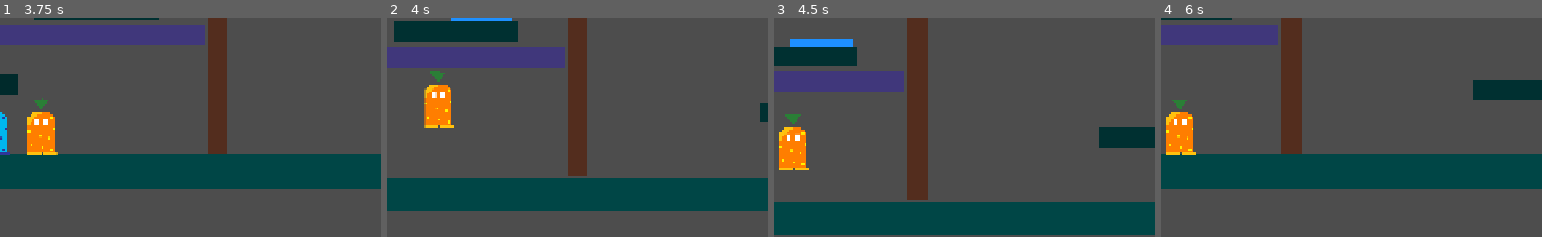
Above: before the commit, frames 1-4 (left to right).
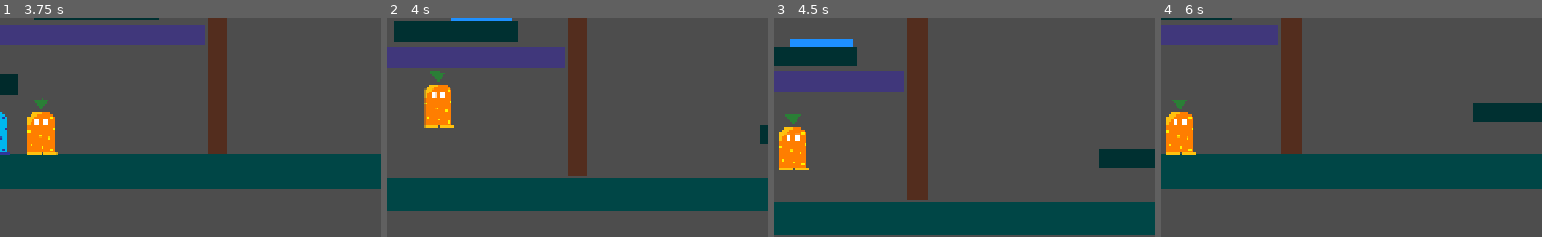
Above: after the commit, the same moments.

Repository: szilveszterbiro7/week4
Game: Godot game, scene res://Scenes/level3.tscn
Two runs of this game, one before a commit and one after it. Both use one fixed random seed, a clock stepped at 60 frames per second and the inputs below. This scene is started directly instead of the project's main scene.
Inputs (mouse positions are % of the whole screen's width and height, from its top left):
- Up to frame 1 (3.75 s): tap Enter at 0.5 s; move the mouse to (71, 46) at 0.52 s; hold D (right) 0.53-2.03 s; tap Tab (change_character) at 0.6, 3.6 s; click (71, 46) at 0.67 s; tap W (jump) at 0.77, 1.52, 3.02 s; move the mouse to (27, 57) at 1.27 s; tap F (split) at 1.35 s; move the mouse to (58, 29) at 2.02 s; hold A (left) 2.03-2.78 s; tap Alt at 2.1 s; move the mouse to (42, 72) at 2.77 s; hold D (right) from 2.78 s (still down); tap Shift at 2.85 s; click (42, 72) at 2.92 s; move the mouse to (79, 67) at 3.52 s
- Up to frame 2 (4 s): keep holding D (right); tap W (jump) at 3.77 s
- Up to frame 3 (4.5 s): move the mouse to (16, 36) at 4.27 s; release D (right) at 4.28 s; hold A (left) from 4.28 s (still down); tap F (split) at 4.35 s
- Up to frame 4 (6 s): tap W (jump) at 4.52 s; move the mouse to (53, 51) at 5.02 s; release A (left) at 5.03 s; hold D (right) 5.03-5.78 s; tap Alt at 5.1 s; click (53, 51) at 5.17 s; move the mouse to (32, 26) at 5.77 s; hold A (left) from 5.78 s (still down); tap Shift at 5.85 s
The pictures show only the part of the screen within x 50-100%, y 47-97%; the shares and areas given below are measured in that part.

Frame 1 is identical in both runs. In frame 2, 0.4% of the frame differs, in the area x 97-100%, y 38-58%; in frame 3, 2.7%; in frame 4, 3.2%, in the area x 81-100%, y 28-48%.

Commit message:
Made level 4

Diff:
--- a/week-4/Scenes/door.tscn
+++ b/week-4/Scenes/door.tscn
@@ -18,3 +18,12 @@
 offset_right = 41.0
 offset_bottom = 606.0
 color = Color(0.32624695, 0.17505726, 0.1182229, 1)
+
+[node name="TimerLabel" type="Label" parent="." unique_id=524402168]
+visible = false
+offset_left = 4.0
+offset_top = 283.0
+offset_right = 39.0
+offset_bottom = 318.0
+theme_override_font_sizes/font_size = 25
+text = "5.0"
--- a/week-4/Scenes/level3.tscn
+++ b/week-4/Scenes/level3.tscn
@@ -145,7 +145,7 @@
 shape = SubResource("RectangleShape2D_2tox5")
 
 [node name="StaticBody2D8" type="StaticBody2D" parent="." unique_id=2057209266]
-position = Vector2(1016, 69)
+position = Vector2(1016, 113)
 
 [node name="ColorRect" type="ColorRect" parent="StaticBody2D8" unique_id=1083325636]
 offset_left = -720.0
--- /dev/null
+++ b/week-4/Scenes/level4.tscn
@@ -0,0 +1,268 @@
+[gd_scene format=3 uid="uid://o804ty1vvbn4"]
+
+[ext_resource type="Script" uid="uid://57ccpe3yj8g2" path="res://Scenes/base_level.gd" id="1_adi6q"]
+[ext_resource type="PackedScene" uid="uid://br1033xngyq1f" path="res://Scenes/player.tscn" id="2_7u67b"]
+[ext_resource type="PackedScene" uid="uid://4is7qswmwhxo" path="res://Scenes/clone.tscn" id="3_21ycj"]
+[ext_resource type="Texture2D" uid="uid://5k2aqr88auh4" path="res://Assets/Clone2.png" id="4_egqhl"]
+[ext_resource type="PackedScene" uid="uid://xmtdx5e5rg6w" path="res://Scenes/door.tscn" id="5_e7bnd"]
+[ext_resource type="PackedScene" uid="uid://8s224681l7qj" path="res://Scenes/pressureplate.tscn" id="6_a6t2m"]
+[ext_resource type="PackedScene" uid="uid://3xvfopas1u0d" path="res://Scenes/exit_gate.tscn" id="7_mg2ol"]
+[ext_resource type="PackedScene" uid="uid://bj2vhjs201u2" path="res://Scenes/timed_plate.tscn" id="9_7u67b"]
+
+[sub_resource type="RectangleShape2D" id="RectangleShape2D_ce5me"]
+size = Vector2(43.859375, 2.203125)
+
+[sub_resource type="SegmentShape2D" id="SegmentShape2D_ce5me"]
+a = Vector2(1285, 764)
+b = Vector2(1285, 4)
+
+[sub_resource type="RectangleShape2D" id="RectangleShape2D_7u67b"]
+size = Vector2(37, 250)
+
+[sub_resource type="RectangleShape2D" id="RectangleShape2D_2tox5"]
+size = Vector2(255, 44)
+
+[sub_resource type="RectangleShape2D" id="RectangleShape2D_21ycj"]
+size = Vector2(42.25, 427.875)
+
+[node name="Level1" type="Node2D" unique_id=43157250]
+script = ExtResource("1_adi6q")
+
+[node name="Ground" type="StaticBody2D" parent="." unique_id=355745800]
+position = Vector2(320, 320)
+
+[node name="CollisionShape2D" type="CollisionShape2D" parent="Ground" unique_id=1773694295]
+position = Vector2(378.25, 359)
+scale = Vector2(32, 32)
+shape = SubResource("RectangleShape2D_ce5me")
+
+[node name="ColorRect" type="ColorRect" parent="Ground" unique_id=1320071082]
+offset_left = -319.0
+offset_top = 322.0
+offset_right = 1081.0
+offset_bottom = 390.0
+color = Color(0, 0.27358776, 0.27511105, 1)
+
+[node name="Ground2" type="StaticBody2D" parent="." unique_id=958384934]
+position = Vector2(-1080, 320)
+
+[node name="CollisionShape2D" type="CollisionShape2D" parent="Ground2" unique_id=2051328349]
+position = Vector2(378.25, 359)
+scale = Vector2(32, 32)
+shape = SubResource("RectangleShape2D_ce5me")
+
+[node name="ColorRect" type="ColorRect" parent="Ground2" unique_id=55221163]
+offset_left = -319.0
+offset_top = 322.0
+offset_right = 1081.0
+offset_bottom = 390.0
+color = Color(0, 0.27450982, 0.27450982, 1)
+
+[node name="Player" parent="." unique_id=1774187077 instance=ExtResource("2_7u67b")]
+position = Vector2(-1419, 403)
+
+[node name="Clone1" parent="." unique_id=1393418881 instance=ExtResource("3_21ycj")]
+visible = false
+position = Vector2(407, 379)
+
+[node name="Clone2" parent="." unique_id=539241314 instance=ExtResource("3_21ycj")]
+visible = false
+position = Vector2(960, 350)
+
+[node name="Sprite2D" parent="Clone2" index="1" unique_id=1240714779]
+texture = ExtResource("4_egqhl")
+
+[node name="StaticBody2D" type="StaticBody2D" parent="." unique_id=1607458829]
+position = Vector2(114, -39)
+
+[node name="CollisionShape2D" type="CollisionShape2D" parent="StaticBody2D" unique_id=1022807082]
+shape = SubResource("SegmentShape2D_ce5me")
+
+[node name="StaticBody2D2" type="StaticBody2D" parent="." unique_id=1991805257]
+position = Vector2(-1280, -18)
+
+[node name="CollisionShape2D2" type="CollisionShape2D" parent="StaticBody2D2" unique_id=1448980268]
+position = Vector2(-1406, -8)
+shape = SubResource("SegmentShape2D_ce5me")
+
+[node name="Door" parent="." unique_id=370755971 instance=ExtResource("5_e7bnd")]
+position = Vector2(-648, 33)
+
+[node name="Pressureplate" parent="." unique_id=169107418 node_paths=PackedStringArray("door") instance=ExtResource("6_a6t2m")]
+position = Vector2(114, 539)
+door = NodePath("../Door2")
+
+[node name="Door2" parent="." unique_id=722675094 instance=ExtResource("5_e7bnd")]
+position = Vector2(447, 32)
+
+[node name="Door3" parent="." unique_id=233300841 instance=ExtResource("5_e7bnd")]
+position = Vector2(1010, 37)
+
+[node name="ExitGate" parent="." unique_id=103256322 instance=ExtResource("7_mg2ol")]
+position = Vector2(1195, 181)
+next_scene = null
+
+[node name="TimedPlate" parent="." unique_id=1516984929 node_paths=PackedStringArray("door") instance=ExtResource("9_7u67b")]
+position = Vector2(-1019, 203)
+door = NodePath("../Door")
+duration = 6.0
+
+[node name="OrangeBarrier" type="StaticBody2D" parent="TimedPlate" unique_id=1377196399]
+position = Vector2(263, 115)
+collision_layer = 32
+collision_mask = 0
+
+[node name="CollisionShape2D" type="CollisionShape2D" parent="TimedPlate/OrangeBarrier" unique_id=1533635049]
+position = Vector2(50.5, 195)
+shape = SubResource("RectangleShape2D_7u67b")
+
+[node name="ColorRect" type="ColorRect" parent="TimedPlate/OrangeBarrier" unique_id=1471967099]
+offset_left = 32.0
+offset_top = 74.0
+offset_right = 72.0
+offset_bottom = 321.0
+color = Color(0.8745098, 0.39607844, 0.17254902, 0.45490196)
+
+[node name="OrangeBarrier2" type="StaticBody2D" parent="TimedPlate" unique_id=2092243913]
+position = Vector2(1172, 123)
+collision_layer = 32
+collision_mask = 0
+
+[node name="CollisionShape2D" type="CollisionShape2D" parent="TimedPlate/OrangeBarrier2" unique_id=1927236914]
+position = Vector2(50.5, 195)
+shape = SubResource("RectangleShape2D_7u67b")
+
+[node name="ColorRect" type="ColorRect" parent="TimedPlate/OrangeBarrier2" unique_id=1606512489]
+offset_left = 32.0
+offset_top = 89.0
+offset_right = 72.0
+offset_bottom = 321.0
+color = Color(0.8745098, 0.39607844, 0.17254902, 0.45490196)
+
+[node name="StaticBody2D3" type="StaticBody2D" parent="." unique_id=1711117589]
+position = Vector2(-816, 462)
+
+[node name="ColorRect" type="ColorRect" parent="StaticBody2D3" unique_id=458648608]
+offset_left = -400.0
+offset_top = 16.0
+offset_right = -146.0
+offset_bottom = 56.0
+color = Color(0, 0.27450982, 0.27450982, 1)
+
+[node name="CollisionShape2D" type="CollisionShape2D" parent="StaticBody2D3" unique_id=1340746250]
+position = Vector2(-272.5, 35)
+shape = SubResource("RectangleShape2D_2tox5")
+
+[node name="StaticBody2D5" type="StaticBody2D" parent="." unique_id=2066942504]
+position = Vector2(37, 485)
+
+[node name="ColorRect" type="ColorRect" parent="StaticBody2D5" unique_id=1104704293]
+offset_left = -400.0
+offset_top = 16.0
+offset_right = -146.0
+offset_bottom = 56.0
+color = Color(0, 0.27450982, 0.27450982, 1)
+
+[node name="CollisionShape2D" type="CollisionShape2D" parent="StaticBody2D5" unique_id=1936867431]
+position = Vector2(-272.5, 35)
+shape = SubResource("RectangleShape2D_2tox5")
+
+[node name="StaticBody2D6" type="StaticBody2D" parent="." unique_id=333302713]
+position = Vector2(371, 353)
+
+[node name="ColorRect" type="ColorRect" parent="StaticBody2D6" unique_id=1189694086]
+offset_left = -400.0
+offset_top = 16.0
+offset_right = -146.0
+offset_bottom = 56.0
+color = Color(0, 0.27450982, 0.27450982, 1)
+
+[node name="CollisionShape2D" type="CollisionShape2D" parent="StaticBody2D6" unique_id=258796477]
+position = Vector2(-272.5, 35)
+shape = SubResource("RectangleShape2D_2tox5")
+
+[node name="StaticBody2D7" type="StaticBody2D" parent="." unique_id=1273968196]
+position = Vector2(616, 228)
+
+[node name="ColorRect" type="ColorRect" parent="StaticBody2D7" unique_id=1046906521]
+offset_left = -400.0
+offset_top = 16.0
+offset_right = -146.0
+offset_bottom = 56.0
+color = Color(0, 0.27450982, 0.27450982, 1)
+
+[node name="CollisionShape2D" type="CollisionShape2D" parent="StaticBody2D7" unique_id=146310404]
+position = Vector2(-272.5, 35)
+shape = SubResource("RectangleShape2D_2tox5")
+
+[node name="StaticBody2D8" type="StaticBody2D" parent="." unique_id=2074136601]
+position = Vector2(926, 197)
+
+[node name="ColorRect" type="ColorRect" parent="StaticBody2D8" unique_id=1748718134]
+offset_left = -400.0
+offset_top = 16.0
+offset_right = -146.0
+offset_bottom = 56.0
+color = Color(0, 0.27450982, 0.27450982, 1)
+
+[node name="CollisionShape2D" type="CollisionShape2D" parent="StaticBody2D8" unique_id=1686087626]
+position = Vector2(-272.5, 35)
+shape = SubResource("RectangleShape2D_2tox5")
+
+[node name="StaticBody2D4" type="StaticBody2D" parent="." unique_id=1204825171]
+position = Vector2(-543, 324)
+
+[node name="ColorRect" type="ColorRect" parent="StaticBody2D4" unique_id=744542966]
+offset_left = -400.0
+offset_top = 16.0
+offset_right = -146.0
+offset_bottom = 56.0
+color = Color(0, 0.27450982, 0.27450982, 1)
+
+[node name="CollisionShape2D" type="CollisionShape2D" parent="StaticBody2D4" unique_id=1200629892]
+position = Vector2(-272.5, 35)
+shape = SubResource("RectangleShape2D_2tox5")
+
+[node name="BlueBarrier" type="StaticBody2D" parent="." unique_id=663714565]
+position = Vector2(-675, 282)
+collision_layer = 16
+collision_mask = 32
+
+[node name="CollisionShape2D" type="CollisionShape2D" parent="BlueBarrier" unique_id=1245200310]
+position = Vector2(-32, -157.0625)
+shape = SubResource("RectangleShape2D_21ycj")
+
+[node name="ColorRect" type="ColorRect" parent="BlueBarrier" unique_id=1174735343]
+offset_left = -50.0
+offset_top = -378.0
+offset_right = -9.0
+offset_bottom = 59.0
+color = Color(0.13425371, 0, 0.94271684, 0.28627452)
+
+[node name="BlueBarrier2" type="StaticBody2D" parent="." unique_id=1320470018]
+position = Vector2(26, 307)
+collision_layer = 16
+collision_mask = 32
+
+[node name="CollisionShape2D" type="CollisionShape2D" parent="BlueBarrier2" unique_id=799520846]
+position = Vector2(-32, -157.0625)
+shape = SubResource("RectangleShape2D_21ycj")
+
+[node name="ColorRect" type="ColorRect" parent="BlueBarrier2" unique_id=803041074]
+offset_left = -50.0
+offset_top = -378.0
+offset_right = -9.0
+offset_bottom = 59.0
+color = Color(0.13425371, 0, 0.94271684, 0.28627452)
+
+[node name="TimedPlate2" parent="." unique_id=661485161 node_paths=PackedStringArray("door") instance=ExtResource("9_7u67b")]
+position = Vector2(524, 79)
+door = NodePath("../Door2")
+duration = 1.0
+
+[node name="TimedPlate3" parent="." unique_id=842273294 node_paths=PackedStringArray("door") instance=ExtResource("9_7u67b")]
+position = Vector2(589, 509)
+door = NodePath("../Door3")
+duration = 1.0
+
+[editable path="Clone2"]
--- /dev/null
+++ b/week-4/Scenes/main_menu.tscn
@@ -0,0 +1,54 @@
+[gd_scene format=3 uid="uid://cbv8867hmqccs"]
+
+[ext_resource type="Texture2D" uid="uid://8fialt0tqtuc" path="res://Assets/MainMenu.png" id="1_28flt"]
+
+[node name="MainMenu" type="Control" unique_id=1748569612]
+layout_mode = 3
+anchors_preset = 15
+anchor_right = 1.0
+anchor_bottom = 1.0
+grow_horizontal = 2
+grow_vertical = 2
+
+[node name="TextureRect" type="TextureRect" parent="." unique_id=465449754]
+layout_mode = 0
+offset_right = 1279.0
+offset_bottom = 717.0
+texture = ExtResource("1_28flt")
+
+[node name="Subtitle" type="Label" parent="." unique_id=1525170171]
+layout_mode = 0
+offset_left = 379.0
+offset_top = 123.0
+offset_right = 873.0
+offset_bottom = 171.0
+
+[node name="VBoxContainer" type="VBoxContainer" parent="." unique_id=1283184773]
+layout_mode = 0
+offset_left = 364.0
+offset_top = 188.0
+offset_right = 921.0
+offset_bottom = 486.0
+
+[node name="Button" type="Button" parent="VBoxContainer" unique_id=346984708]
+layout_mode = 2
+
+[node name="Button2" type="Button" parent="VBoxContainer" unique_id=1347385141]
+layout_mode = 2
+
+[node name="Button3" type="Button" parent="VBoxContainer" unique_id=1678114507]
+layout_mode = 2
+
+[node name="PressR" type="Label" parent="." unique_id=1701734667]
+layout_mode = 0
+offset_left = 20.0
+offset_top = 482.0
+offset_right = 459.0
+offset_bottom = 566.0
+
+[node name="Credits" type="Label" parent="." unique_id=67901598]
+layout_mode = 0
+offset_left = 771.0
+offset_top = 668.0
+offset_right = 1278.0
+offset_bottom = 714.0
--- /dev/null
+++ b/week-4/Scenes/timed_plate.gd
@@ -0,0 +1,37 @@
+extends Area2D
+
+
+@onready var visual=$ColorRect
+@onready var timer=$Timer
+
+@export var door:StaticBody2D
+@export var duration:float=5.0
+
+var activated=false
+var label:Label
+
+func _ready():
+	body_entered.connect(on_body_entered)
+	timer.timeout.connect(on_timeout)
+	timer.one_shot=true
+	visual.color=Color.PURPLE
+	if door!=null:
+		label=door.get_node("TimerLabel")
+		label.text=str(duration)
+		label.show()
+func on_body_entered(body):
+	if body is CharacterBody2D:
+		activated=true
+		visual.color=Color.GREEN
+		timer.start(duration)
+		if door!=null:
+			door.activate_plate(self)
+func on_timeout():
+	activated=false
+	visual.color=Color.PURPLE
+	label.text=str(duration)
+	if door!=null:
+		door.deactivate_plate(self)
+func _process(_delta):
+	if activated:
+		label.text="%.1f"%timer.time_left
--- /dev/null
+++ b/week-4/Scenes/timed_plate.tscn
@@ -0,0 +1,24 @@
+[gd_scene format=3 uid="uid://bj2vhjs201u2"]
+
+[ext_resource type="Script" uid="uid://cev22mef1fccs" path="res://Scenes/timed_plate.gd" id="1_mqcqa"]
+
+[sub_resource type="RectangleShape2D" id="RectangleShape2D_ce5me"]
+size = Vector2(139.5, 26)
+
+[node name="TimedPlate" type="Area2D" unique_id=1516984929]
+script = ExtResource("1_mqcqa")
+
+[node name="CollisionShape2D" type="CollisionShape2D" parent="." unique_id=870691687]
+position = Vector2(188.25, 119)
+shape = SubResource("RectangleShape2D_ce5me")
+
+[node name="ColorRect" type="ColorRect" parent="." unique_id=813104661]
+offset_left = 116.0
+offset_top = 112.0
+offset_right = 260.0
+offset_bottom = 134.0
+color = Color(0.42557102, 0.1661568, 0.50725925, 1)
+
+[node name="Timer" type="Timer" parent="." unique_id=1343448203]
+wait_time = 5.0
+one_shot = true
Binary file added: week-4/Assets/MainMenu.png
Not shown, added: week-4/Assets/MainMenu.png.import
Not shown, added: week-4/Scenes/timed_plate.gd.uid
